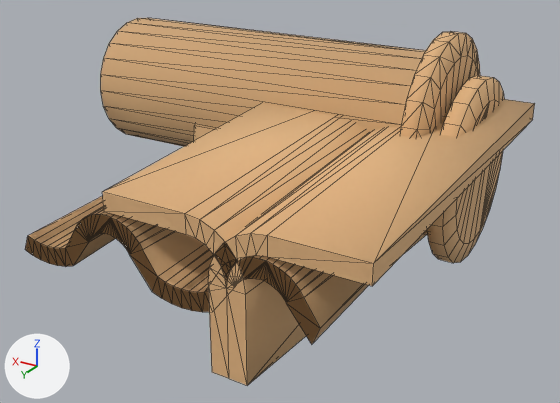
Before and after pictures for a commit that changed the Blender file KawaraSet/kawara_sample.blend.
The view is the same before and after, from a 50 mm lens placed at (-0.28, 0.693, 0.304), pointed at (0.072, 0.107, 0.011). Arrows for +X, +Y and +Z are at lower left; the lights stay in place. The older version comes first. Mesh edges are drawn as thin lines.

In view in the first picture: '右袖01', '左袖01', '棟01', '軒瓦01', '隅棟01'.
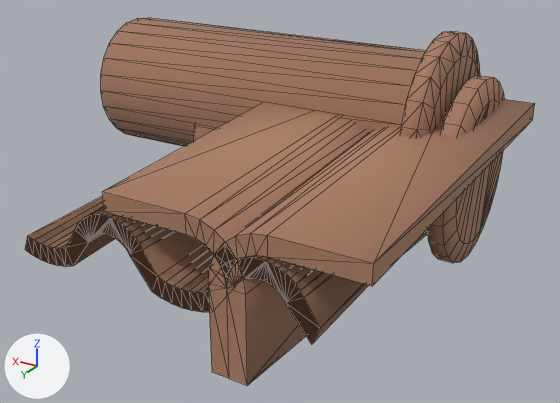
Where the change shows, as pixel boxes [x1, y1, x2, y2] in the pictures (560 x 403 px):
'棟01', recoloured (darker)
    both: [101, 18, 480, 147]
'右袖01', recoloured (beige to brown)
    both: [208, 99, 535, 378]
'左袖01', recoloured (beige to brown)
    both: [103, 103, 426, 385]
'軒瓦01', recoloured
    both: [25, 196, 369, 344]
'平瓦01', recoloured
    both: [25, 196, 369, 344]
'隅棟01', recoloured
    both: [194, 76, 504, 263]

Diff of the bpy script that builds the scene:
```diff
--- a/KawaraSet/kawara_sample.blend.py
+++ b/KawaraSet/kawara_sample.blend.py
@@ mat_洋瓦 @@
+mat_洋瓦 = bpy.data.materials.new('洋瓦')
+# nodes: Attribute, BsdfPrincipled, Bump, Mix, OutputMaterial, TexNoise, ValToRGB
+# colours: dark grey #3f3c3c, dark grey #5d5957, brown #b9896d, beige #eed3b6, beige #bb9b79
@@ me_kawara01a_003 @@
 me_kawara01a_003.from_pydata(...)  # 196 vertices, 391 faces; spans x -0.083..0.207, y -0.05..0.3, z 0.002..0.082
-me_kawara01a_003.materials.append(mat_kawaramaterial_002)
+me_kawara01a_003.materials.append(mat_洋瓦)
@@ me_kawara01b_001 @@
 me_kawara01b_001.from_pydata(...)  # 120 vertices, 156 faces; spans x -0.088..0.201, y -0.09..0.09, z -0.053..0.127
-me_kawara01b_001.materials.append(mat_kawaramaterial_002)
+me_kawara01b_001.materials.append(mat_洋瓦)
@@ me_kawara01b @@
 me_kawara01b.from_pydata(...)  # 36 vertices, 68 faces; spans x -0.118..0.032, y -0.05..0.3, z -0.053..0.097
-me_kawara01b.materials.append(mat_kawaramaterial_002)
+me_kawara01b.materials.append(mat_洋瓦)
@@ me_kawara01b_003 @@
 me_kawara01b_003.from_pydata(...)  # 36 vertices, 68 faces; spans x -0.032..0.118, y -0.05..0.3, z -0.053..0.097
-me_kawara01b_003.materials.append(mat_kawaramaterial_002)
+me_kawara01b_003.materials.append(mat_洋瓦)
@@ me_kawara01b_002 @@
 me_kawara01b_002.from_pydata(...)  # 120 vertices, 258 faces; spans x -0.058..0.328, y -0.09..0.09, z -0.015..0.165
-me_kawara01b_002.materials.append(mat_kawaramaterial_002)
+me_kawara01b_002.materials.append(mat_洋瓦)
@@ me_kawara01a_001 @@
 me_kawara01a_001.from_pydata(...)  # 196 vertices, 391 faces; spans x -0.083..0.207, y -0.05..0.3, z 0.002..0.082
-me_kawara01a_001.materials.append(mat_kawaramaterial_002)
+me_kawara01a_001.materials.append(mat_洋瓦)
```
